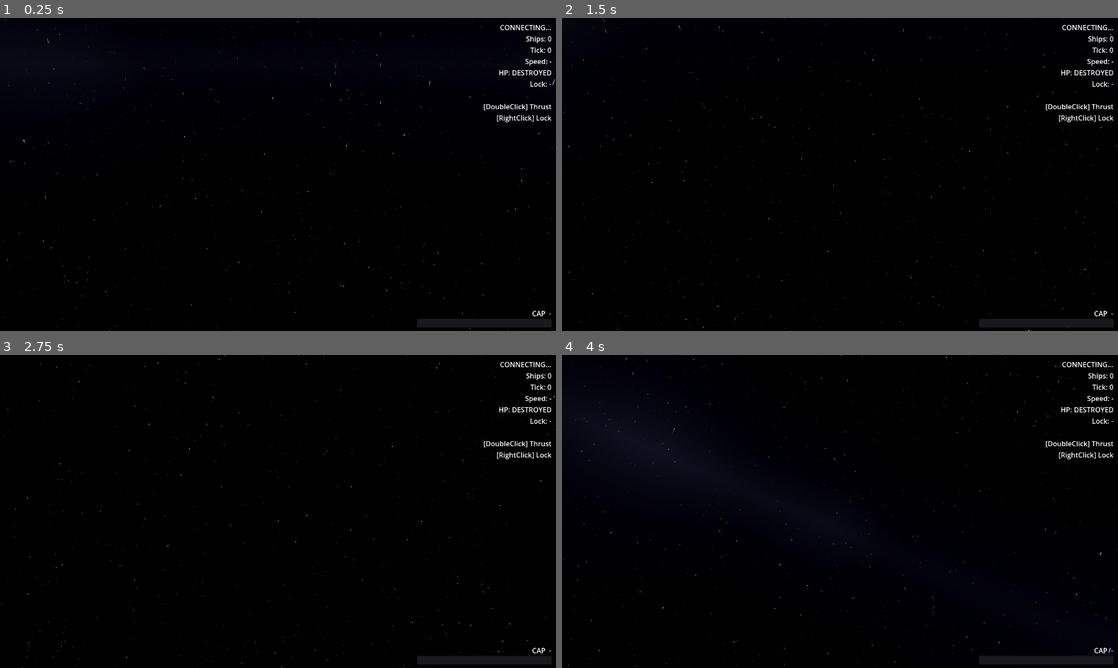
Above: before the commit, frames 1-4 (two rows, left to right).
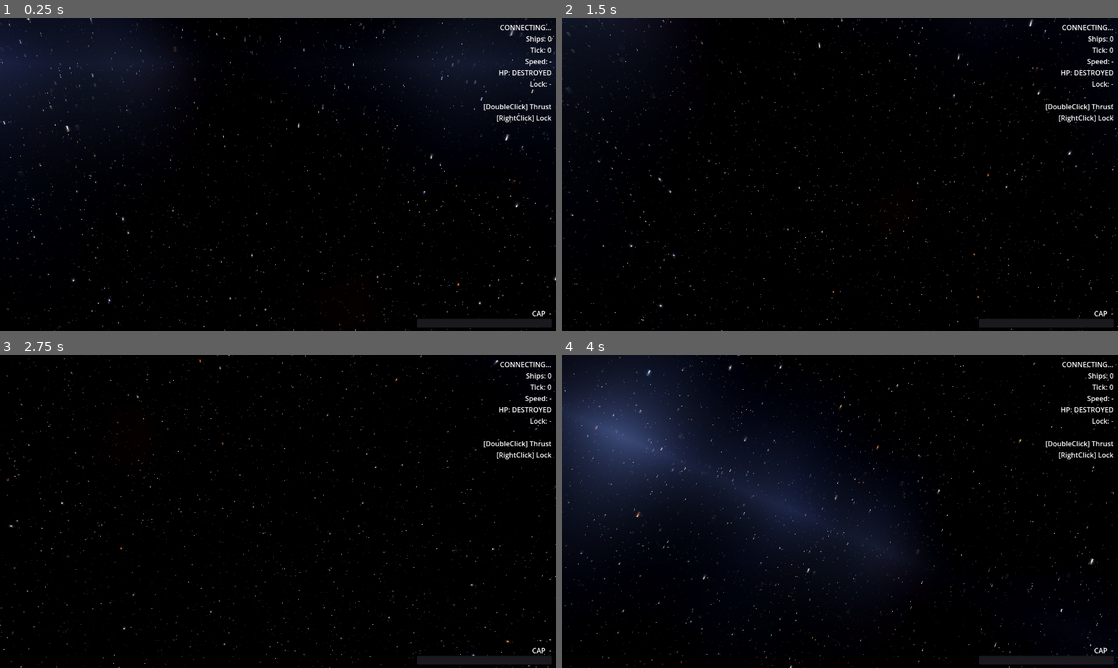
Above: after the commit, the same moments.

Repository: naoki-cpp/Dawn
Game: Godot game, scene res://scenes/main.tscn
Same seed, same stepped clock (60 frames per second), same inputs: the game is played once before the commit and once after it.
Inputs (mouse positions are in pixels of both pictures, inside the frame that each line leads up to):
- Up to frame 1 (0.25 s): no input
- Up to frame 2 (1.5 s): tap Enter at 0.5 s; move the mouse to (962, 158) at 0.52 s; click (962, 158) at 0.67 s; drag from (728, 190) to (812, 237) at 1.27 s
- Up to frame 3 (2.75 s): move the mouse to (333, 442) at 2.02 s; click (333, 442) at 2.17 s
- Up to frame 4 (4 s): drag from (812, 574) to (673, 464) at 2.77 s; move the mouse to (1006, 558) at 3.52 s; click (1006, 558) at 3.67 s

The runs differ from the first frame. In frame 1, 5.7% of the frame differs, in the area x 0-100%, y 0-100%; in frame 2, 1.2%; in frame 3, 1.0%; in frame 4, 17%.

Commit message:
feat(godot): rewrite space background shader for EVE-style aesthetics
Replace the 4-layer star shader with a full procedural sky:

Stars:
  - 6 layers (near to far) with independent thresholds
  - 3-band color temperature (O/B blue-white, F/G yellow, M red-orange)
  - Bloom halo + 4-point diffraction spikes on brightest stars

Nebulae:
  - 3 independent FBM regions (5 octaves each)
  - Hydrogen-alpha red, ionized oxygen blue, OIII green
  - FBM dust-lane absorption within dense regions

Milky Way:
  - Denser band with internal brightness variation via noise

main.gd: set shader uniforms at runtime; reduce ambient to 0.03
(space is nearly black); set tonemap_white = 6.0 to prevent star
bloom from clipping.

Co-Authored-By: Claude Sonnet 4.6 <noreply@anthropic.com>

Diff:
--- a/client/scripts/main.gd
+++ b/client/scripts/main.gd
@@ -574,30 +574,40 @@
 	_event_count        = 0
 
 func _setup_space_environment() -> void:
-	## 宇宙スカイシェーダーを手続き的に構築する。
-	## WorldEnvironment ノードを動的生成するため .tscn の変更が不要。
+	## Build the procedural space sky at runtime.
+	## WorldEnvironment is created dynamically — no .tscn changes needed.
 	var shader := load("res://shaders/space_sky.gdshader") as Shader
 	if shader == null:
-		push_warning("[Main] space_sky.gdshader が見つかりません")
+		push_warning("[Main] space_sky.gdshader not found")
 		return
 
 	var sky_mat := ShaderMaterial.new()
 	sky_mat.shader = shader
 
+	## Tweak nebula / star appearance here without editing the shader.
+	sky_mat.set_shader_parameter("star_threshold",    0.960)
+	sky_mat.set_shader_parameter("star_brightness",   3.5)
+	sky_mat.set_shader_parameter("nebula_strength",   0.40)
+	sky_mat.set_shader_parameter("milkyway_strength", 0.12)
+	sky_mat.set_shader_parameter("milkyway_color",    Color(0.48, 0.58, 0.90))
+	sky_mat.set_shader_parameter("ambient_color",     Color(0.004, 0.003, 0.010))
+
 	var sky := Sky.new()
-	sky.sky_material      = sky_mat
-	sky.process_mode      = Sky.PROCESS_MODE_REALTIME
-	sky.radiance_size     = Sky.RADIANCE_SIZE_256
+	sky.sky_material  = sky_mat
+	sky.process_mode  = Sky.PROCESS_MODE_REALTIME
+	sky.radiance_size = Sky.RADIANCE_SIZE_256
 
 	var env := Environment.new()
-	env.background_mode   = Environment.BG_SKY
-	env.sky               = sky
-	env.ambient_light_source  = Environment.AMBIENT_SOURCE_SKY
-	env.ambient_light_energy  = 0.05  ## 宇宙は暗い
-	env.tonemap_mode          = Environment.TONE_MAPPER_FILMIC
-
-	var world_env          := WorldEnvironment.new()
-	world_env.environment   = env
+	env.background_mode          = Environment.BG_SKY
+	env.sky                      = sky
+	env.ambient_light_source     = Environment.AMBIENT_SOURCE_SKY
+	env.ambient_light_energy     = 0.03   ## Space is very dark
+	env.tonemap_mode             = Environment.TONE_MAPPER_FILMIC
+	env.tonemap_exposure         = 1.0
+	env.tonemap_white            = 6.0    ## Prevent star bloom clipping
+
+	var world_env         := WorldEnvironment.new()
+	world_env.environment  = env
 	add_child(world_env)
 
 func _build_player_material() -> void:
--- a/client/shaders/space_sky.gdshader
+++ b/client/shaders/space_sky.gdshader
@@ -1,90 +1,188 @@
 // space_sky.gdshader
 //
-// 手続き生成による宇宙背景。外部テクスチャ不要。
+// Procedural space background — no external textures required.
+// Targets an EVE Online / EVE Frontier aesthetic:
+//   realistic deep black, colorful nebulae, bright star glow.
 //
-// 生成要素:
-//   - 星 : 4 レイヤー、密度・色温度・輝度にランダム変動
-//   - 天の川帯 : 赤道付近に淡い青白い帯
-//   - 深宇宙の霞 : ごく薄い青紫の散光
+// Generated elements:
+//   Stars     : 6 layers (near to far), color-temperature variation,
+//               diffraction spikes + bloom on the brightest stars
+//   Nebulae   : 3 FBM-noise regions (hydrogen red, ionized blue, OIII green)
+//   Dust lanes: dark absorption within dense nebula regions
+//   Milky Way : denser core band with internal brightness variation
+//   Ambient   : near-black deep-space haze
 
 shader_type sky;
 render_mode use_half_res_pass;
 
-// ── パラメータ ──────────────────────────────────────────────────────────────
+// ── Uniforms ─────────────────────────────────────────────────────────────────
 
-/// 星の密度閾値（高いほど星が少ない。0.96〜0.99 が適当）
-uniform float star_threshold   : hint_range(0.90, 0.999) = 0.970;
-/// 星の最大輝度
-uniform float star_brightness  : hint_range(0.5,  5.0)   = 2.0;
-/// 天の川の強度
-uniform float milkyway_strength: hint_range(0.0,  0.2)   = 0.04;
-/// 天の川の色（青白い）
-uniform vec3  milkyway_color   : source_color             = vec3(0.55, 0.65, 0.9);
-/// 背景の散光色（非常に暗い紫）
-uniform vec3  ambient_color    : source_color             = vec3(0.01, 0.005, 0.02);
+/// Minimum hash value for a cell to contain a star (higher = fewer stars).
+uniform float star_threshold    : hint_range(0.90, 0.999) = 0.960;
+/// Peak brightness of the brightest stars.
+uniform float star_brightness   : hint_range(0.5,  8.0)   = 3.5;
+/// Overall intensity of nebula regions.
+uniform float nebula_strength   : hint_range(0.0,  1.0)   = 0.40;
+/// Milky Way band brightness.
+uniform float milkyway_strength : hint_range(0.0,  0.5)   = 0.12;
+/// Milky Way core color (blue-white starfield glow).
+uniform vec3  milkyway_color    : source_color             = vec3(0.48, 0.58, 0.90);
+/// Deep-space ambient (keep very dark).
+uniform vec3  ambient_color     : source_color             = vec3(0.004, 0.003, 0.010);
 
-// ── ハッシュ関数 ──────────────────────────────────────────────────────────────
+// ── Hash / Noise ──────────────────────────────────────────────────────────────
 
 float hash1(vec3 p) {
-	p = fract(p * vec3(443.8975, 397.2973, 491.1871));
+	p  = fract(p * vec3(443.8975, 397.2973, 491.1871));
 	p += dot(p.zxy, p.yxz + 19.19);
 	return fract(p.x * p.y * p.z);
 }
 
-// ── メイン ────────────────────────────────────────────────────────────────────
+/// Smooth trilinear-interpolated 3-D noise in [0, 1].
+float snoise(vec3 p) {
+	vec3 i = floor(p);
+	vec3 f = fract(p);
+	vec3 u = f * f * (3.0 - 2.0 * f);   // smoothstep
+
+	float a = hash1(i);
+	float b = hash1(i + vec3(1.0, 0.0, 0.0));
+	float c = hash1(i + vec3(0.0, 1.0, 0.0));
+	float d = hash1(i + vec3(1.0, 1.0, 0.0));
+	float e = hash1(i + vec3(0.0, 0.0, 1.0));
+	float g = hash1(i + vec3(1.0, 0.0, 1.0));
+	float h = hash1(i + vec3(0.0, 1.0, 1.0));
+	float k = hash1(i + vec3(1.0, 1.0, 1.0));
+
+	return mix(mix(mix(a, b, u.x), mix(c, d, u.x), u.y),
+	           mix(mix(e, g, u.x), mix(h, k, u.x), u.y), u.z);
+}
+
+/// Fractal Brownian Motion — 5 octaves.
+float fbm(vec3 p) {
+	float v = 0.0;
+	float a = 0.50;
+	vec3  s = vec3(100.0);
+	for (int i = 0; i < 5; i++) {
+		v += a * snoise(p);
+		p  = p * 2.07 + s;
+		a *= 0.50;
+	}
+	return v;
+}
+
+// ── Main ──────────────────────────────────────────────────────────────────────
 
 void sky() {
 	vec3 dir = normalize(EYEDIR);
 	vec3 col = ambient_color;
 
-	// ── 星レイヤー（近〜遠の4層）──────────────────────────────────────────
-	float scales[4];
-	scales[0] = 80.0;
-	scales[1] = 150.0;
-	scales[2] = 260.0;
-	scales[3] = 420.0;
+	// ── Nebulae — 3 independent FBM regions ──────────────────────────────
+	//
+	// Each region is sampled at a different scale + offset so they appear
+	// in different parts of the sky and have different density profiles.
 
-	for (int i = 0; i < 4; i++) {
-		vec3 p      = dir * scales[i];
-		vec3 pi     = floor(p);
-		vec3 pf     = fract(p);
-		float h     = hash1(pi);
+	float n1 = fbm(dir * 1.80 + vec3( 0.50,  0.30,  0.70));
+	float n2 = fbm(dir * 2.20 + vec3( 2.10, -1.40,  0.80));
+	float n3 = fbm(dir * 1.55 + vec3(-1.20,  0.60,  2.40));
 
-		if (h > star_threshold) {
-			// 輝度: 閾値超過分を正規化してべき乗
-			float t  = (h - star_threshold) / (1.0 - star_threshold);
-			float bri = pow(t, 1.5) * star_brightness;
+	// Raise to a power to concentrate into cloud-like clumps.
+	float neb1 = pow(max(0.0, n1 - 0.38), 2.3) * nebula_strength;
+	float neb2 = pow(max(0.0, n2 - 0.42), 2.0) * nebula_strength * 0.80;
+	float neb3 = pow(max(0.0, n3 - 0.44), 2.6) * nebula_strength * 0.55;
 
-			// セル中心からの距離でぼかす（点光源らしく）
+	// EVE-style palette:
+	//   neb1 — hydrogen-alpha emission (deep red/crimson)
+	//   neb2 — ionized oxygen (electric blue)
+	//   neb3 — OIII / reflection (teal-green)
+	col += vec3(0.80, 0.10, 0.06) * neb1;
+	col += vec3(0.06, 0.16, 0.90) * neb2;
+	col += vec3(0.10, 0.65, 0.38) * neb3;
+
+	// Dust absorption lanes inside dense nebula regions.
+	float dust      = fbm(dir * 3.60 + vec3(0.0, 1.0, 0.3));
+	float dust_mask = smoothstep(0.52, 0.72, dust) * max(neb1, neb2) * 0.55;
+	col            *= 1.0 - dust_mask;
+
+	// ── Milky Way band ───────────────────────────────────────────────────
+	float band_y = abs(dir.y);
+	float angle  = atan(dir.z, dir.x);
+	// Several frequency terms for organic waviness.
+	float wiggle = sin(angle *  3.0         ) * 0.18
+	             + sin(angle *  7.3 +  1.20 ) * 0.07
+	             + sin(angle * 13.1 -  0.80 ) * 0.04;
+	float band   = exp(-(band_y + wiggle) * 5.0) * milkyway_strength;
+	// Internal clumping via noise.
+	float mw_var = snoise(dir * 5.0 + vec3(5.0, 0.0, 0.0)) * 0.5 + 0.5;
+	col += milkyway_color * band * (0.6 + 0.8 * mw_var);
+
+	// ── Stars — 6 layers from near to far ───────────────────────────────
+	//
+	// Closer layers → larger cell scale → fewer but individually
+	// larger / brighter stars.  Farther layers → denser but dimmer.
+	float scales[6];
+	scales[0] =  60.0;
+	scales[1] = 110.0;
+	scales[2] = 190.0;
+	scales[3] = 300.0;
+	scales[4] = 440.0;
+	scales[5] = 620.0;
+
+	// Each successive layer has a lower effective threshold (more stars).
+	float thresh_offset[6];
+	thresh_offset[0] =  0.000;
+	thresh_offset[1] = -0.010;
+	thresh_offset[2] = -0.018;
+	thresh_offset[3] = -0.024;
+	thresh_offset[4] = -0.028;
+	thresh_offset[5] = -0.032;
+
+	for (int i = 0; i < 6; i++) {
+		vec3  p   = dir * scales[i];
+		vec3  pi  = floor(p);
+		vec3  pf  = fract(p);
+		float h   = hash1(pi);
+		float thr = star_threshold + thresh_offset[i];
+
+		if (h > thr) {
+			float t   = (h - thr) / (1.0 - thr);        // 0 → 1 within bright range
+			float bri = pow(t, 1.4) * star_brightness;
+			bri      *= 1.0 - float(i) * 0.11;           // farther = dimmer
+
 			vec2  offset = pf.xz - 0.5;
 			float d      = length(offset);
-			float glow   = exp(-d * 30.0) * bri;
+			float glow   = exp(-d * 34.0) * bri;
 
-			// 色温度: 青白い星〜赤みがかった星
-			float temp    = hash1(pi + vec3(0.5));
-			vec3  star_col = mix(
-				vec3(0.7, 0.85, 1.0),   // 青白い（高温星）
-				vec3(1.0, 0.85, 0.65),  // 赤みがかった（低温星）
-				temp
-			);
+			// Color temperature: O/B blue-white → F/G yellow-white → M red-orange
+			float temp     = hash1(pi + vec3(7.3, 2.1, 4.8));
+			vec3  star_col;
+			if (temp < 0.50) {
+				// Hot: blue-white to white
+				star_col = mix(vec3(0.60, 0.75, 1.00), vec3(0.95, 0.97, 1.00), temp * 2.0);
+			} else if (temp < 0.80) {
+				// Medium: white to yellow-white
+				star_col = mix(vec3(0.95, 0.97, 1.00), vec3(1.00, 0.92, 0.72), (temp - 0.50) / 0.30);
+			} else {
+				// Cool: yellow-orange to red-orange (giants)
+				star_col = mix(vec3(1.00, 0.85, 0.55), vec3(1.00, 0.48, 0.22), (temp - 0.80) / 0.20);
+			}
 
 			col += glow * star_col;
+
+			// Brightest stars: soft bloom halo + 4-point diffraction spikes.
+			if (t > 0.72 && i < 4) {
+				float bloom   = exp(-d * 9.0) * bri * 0.22;
+				col          += star_col * bloom;
+
+				// Diffraction spikes along the cell-space x and z axes.
+				float spike_x = exp(-abs(offset.x) * 90.0) * exp(-abs(offset.y) *  5.0);
+				float spike_z = exp(-abs(offset.y) * 90.0) * exp(-abs(offset.x) *  5.0);
+				col          += star_col * (spike_x + spike_z) * bri * 0.09;
+			}
 		}
 	}
 
-	// ── 天の川帯 ─────────────────────────────────────────────────────────
-	// dir.y ≈ 0 の平面に沿って淡く光る帯を作る
-	float band_y   = abs(dir.y);
-	float band     = exp(-band_y * 5.0) * milkyway_strength;
-	// 経度方向にゆらぎを持たせる
-	float angle    = atan(dir.z, dir.x);
-	float wiggle   = sin(angle * 3.0) * 0.15 + sin(angle * 7.3 + 1.2) * 0.06;
-	float band_w   = exp(-(band_y + wiggle) * 6.0) * milkyway_strength;
-	col           += milkyway_color * max(band, band_w);
-
-	// ── 微細なノイズで宇宙の「霞」を表現 ────────────────────────────────
-	float haze = hash1(dir * 30.0) * 0.008;
-	col += milkyway_color * haze * max(0.0, 1.0 - band_y * 3.0);
+	// Ensure no negative values (floating-point noise can go slightly negative).
+	col = max(col, vec3(0.0));
 
 	COLOR = col;
 }
